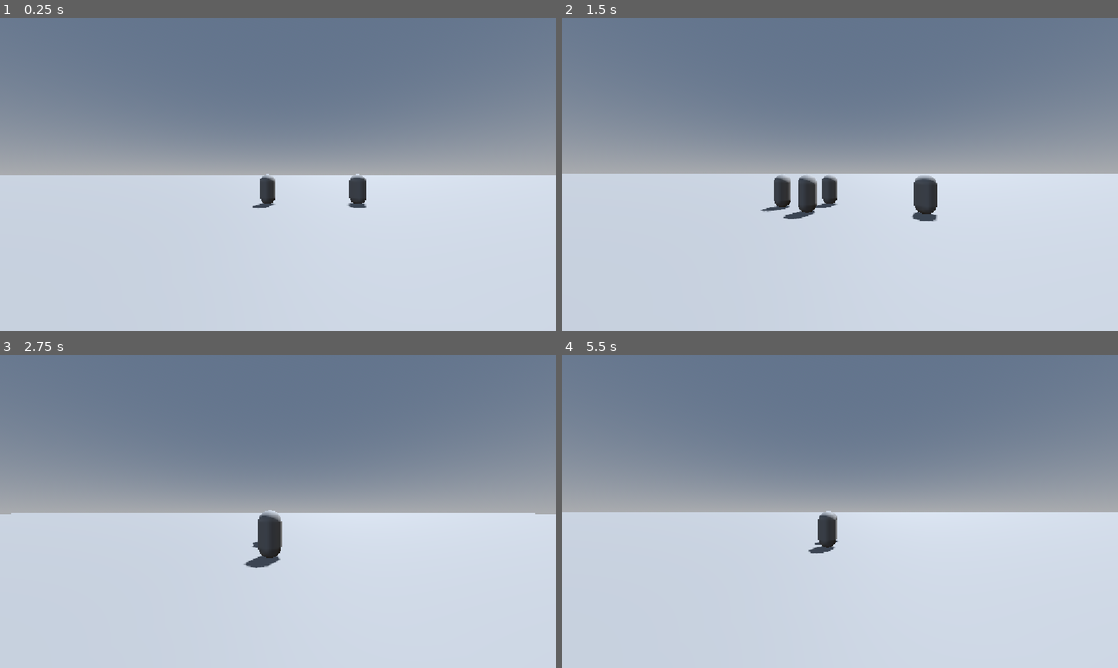
Above: before the commit, frames 1-4 (two rows, left to right).
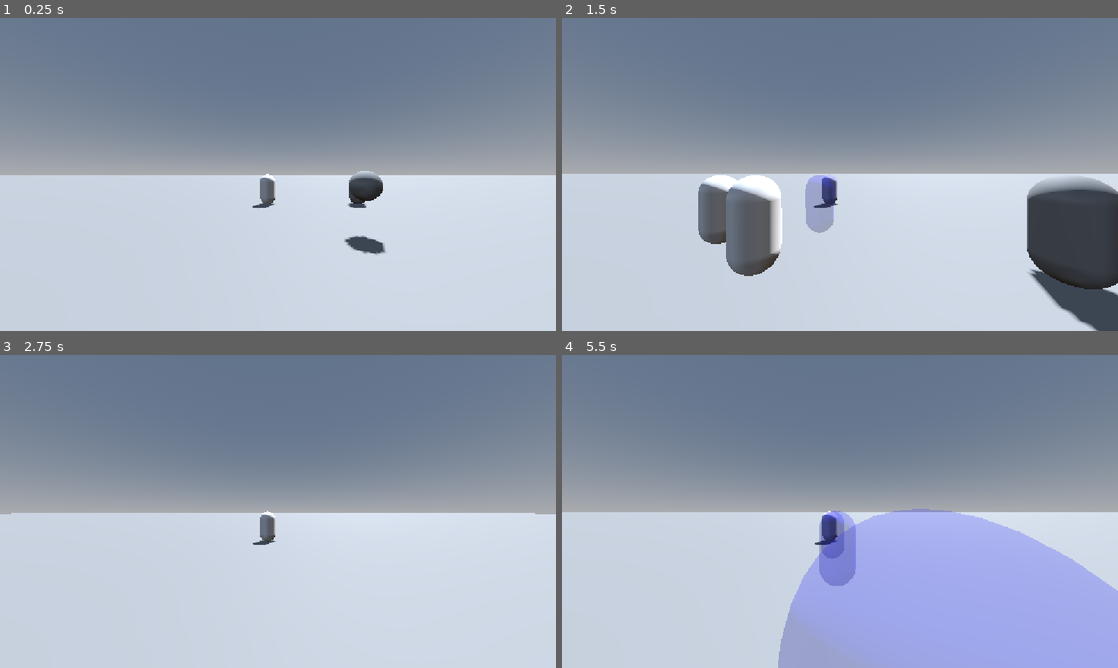
Above: after the commit, the same moments.

Repository: mrgarso/azure-latch
Game: Godot game, scene res://scenes/map.tscn
Same seed, same stepped clock (60 frames per second), same inputs: the game is played once before the commit and once after it.
Inputs (mouse positions are in pixels of both pictures, inside the frame that each line leads up to):
- Up to frame 1 (0.25 s): no input
- Up to frame 2 (1.5 s): move the mouse to (867, 174) at 0.52 s; tap 1 (1) at 0.6 s; tap A (a) at 0.8, 1.35 s; move the mouse to (812, 174) at 1.27 s
- Up to frame 3 (2.75 s): tap D (d) at 1.55, 2.1 s; move the mouse to (289, 505) at 2.02 s; tap S (s) at 2.3 s
- Up to frame 4 (5.5 s): move the mouse to (834, 517) at 2.77 s; tap S (s) at 2.85 s; tap W (w) at 3.05, 3.6 s; tap Enter at 3.5 s; move the mouse to (878, 514) at 3.52 s; tap 1 (1) at 3.8, 4.35 s; move the mouse to (795, 508) at 4.27 s; tap A (a) at 4.55, 5.1 s; move the mouse to (845, 511) at 5.02 s; tap D (d) at 5.3 s

The runs differ from the first frame. In frame 1, 0.8% of the frame differs, in the area x 46-70%, y 48-76%; in frame 2, 12%; in frame 3, 0.7%; in frame 4, 26%, in the area x 38-100%, y 49-100%.

Commit message:
update 1
esto no tiene ningun orden solo sigo mi corazon
-termine de crear los afterimage

Diff:
--- a/Isagi_moves/isagi_moves.gd
+++ b/Isagi_moves/isagi_moves.gd
@@ -4,8 +4,9 @@
 @export var player: Player
 
 func _unhandled_input(event: InputEvent) -> void:
-	if Input.is_action_just_pressed("1"):
-		trigger("MOVE_1")
+	if !player.using_move:
+		if Input.is_action_just_pressed("1"):
+			trigger("MOVE_1")
 
 func trigger(move:String, speed:float=1.0, godmode:bool=false, vulnerable:bool=false):
 	get_node(move).use(player, godmode, speed, vulnerable)
--- a/Isagi_moves/move_1.gd
+++ b/Isagi_moves/move_1.gd
@@ -1,18 +1,20 @@
 extends Node
 
 func use(target:Player=null, speed:=1.0, godmode:=false, vulnerable:=false):
+	target.using_move = true
 	if godmode:
 		target.iframes = true
 	if vulnerable:
 		target.iframes = false
 	velocity(target, Vector2(-5,-3), .35, 0.15)
-	afterimage(target, 1)
-	await wait(30, speed)
+	afterimage(target, 1, 0.1, )
+	await wait(20, speed)
 	velocity(target, Vector2(7,-3), .35, 0.15)
-	afterimage(target, 1)
+	afterimage(target, 1, 0.1, )
 	await wait(30, speed)
 	velocity(target, Vector2(0,-20), .75, 0.75)
-	afterimage(target, 5)
+	afterimage(target, 6, 0.04, 1.0, Color(0,0,1,0.25))
+	target.using_move = false
 
 func velocity(target:Player=null, direction:=Vector2(0,0), duration := 1.0, decay := 0.99):
 	@warning_ignore("shadowed_variable")
@@ -26,15 +28,28 @@
 	for i in frames:
 		await get_tree().create_timer(Engine.time_scale/Engine.physics_ticks_per_second * speed).timeout
 
-func afterimage(target :Player= null, quantity := 5, in_between := 0.1, duration := 1.0, trans := 0.5):
+func afterimage(target :Player= null, quantity := 5, in_between := 0.1, duration := 1.0, custom_color := Color(1,1,1,1)):
 	var source :MeshInstance3D= target.get_node("MeshInstance3D")
 	for i in quantity:
 		var clone := source.duplicate() as MeshInstance3D
 		get_parent().add_child(clone)
-		#var mat := (source.get_surface_override_material(0) if source.get_surface_override_material(0) else source.mesh.surface_get_material(0)).duplicate() as StandardMaterial3D
-		clone.transparency = trans
-		clone.global_position = target.global_position
-		clone.name = "afterimage" + str(i)
+		var mat :StandardMaterial3D= clone.get_active_material(0)
+		if mat == null:
+			mat = StandardMaterial3D.new()
+			mat.albedo_color = Color.WHITE
+		elif mat is BaseMaterial3D:
+			mat = mat.duplicate()
+		else:
+			mat = null
+		if mat is BaseMaterial3D:
+			mat.transparency = BaseMaterial3D.TRANSPARENCY_ALPHA_HASH
+			clone.set_surface_override_material(0, mat)
+		mat.transparency = BaseMaterial3D.TRANSPARENCY_ALPHA
+		mat.albedo_color = custom_color
+		clone.global_transform = target.global_transform
+		clone.name = "afterimage %d" % i
 		clone.top_level = true
+		var tween := clone.create_tween()
+		tween.tween_property(clone, "transparency", 1.0, duration)
+		tween.tween_callback(clone.queue_free)
 		await get_tree().create_timer(in_between).timeout
-		get_tree().create_timer(duration).timeout.connect(clone.queue_free)
--- a/project.godot
+++ b/project.godot
@@ -128,6 +128,12 @@
 ]
 }
 
+[layer_names]
+
+3d_physics/layer_1="map"
+3d_physics/layer_2="players"
+3d_physics/layer_3="ball"
+
 [physics]
 
 3d/physics_engine="Jolt Physics"
--- /dev/null
+++ b/scenes/ball.tscn
@@ -0,0 +1,17 @@
+[gd_scene format=3 uid="uid://digb62ssmrr0e"]
+
+[ext_resource type="Script" uid="uid://cg0peowv1xwu4" path="res://scripts/ball.gd" id="1_7s4qf"]
+
+[sub_resource type="SphereMesh" id="SphereMesh_g4v7s"]
+
+[sub_resource type="SphereShape3D" id="SphereShape3D_yf5fn"]
+
+[node name="ball" type="RigidBody3D" unique_id=1393979680]
+collision_layer = 4
+script = ExtResource("1_7s4qf")
+
+[node name="MeshInstance3D" type="MeshInstance3D" parent="." unique_id=1648895654]
+mesh = SubResource("SphereMesh_g4v7s")
+
+[node name="CollisionShape3D" type="CollisionShape3D" parent="." unique_id=132516452]
+shape = SubResource("SphereShape3D_yf5fn")
--- a/scenes/map.tscn
+++ b/scenes/map.tscn
@@ -1,6 +1,7 @@
 [gd_scene format=3 uid="uid://c0qcyshtnuf6v"]
 
 [ext_resource type="PackedScene" uid="uid://cqi7fxayfxs8i" path="res://scenes/player.tscn" id="1_4xfga"]
+[ext_resource type="PackedScene" uid="uid://digb62ssmrr0e" path="res://scenes/ball.tscn" id="2_paxxb"]
 
 [sub_resource type="ProceduralSkyMaterial" id="ProceduralSkyMaterial_4xfga"]
 sky_horizon_color = Color(0.66224277, 0.6717428, 0.6867428, 1)
@@ -46,3 +47,6 @@
 [node name="MeshInstance3D" type="MeshInstance3D" parent="." unique_id=1356407303]
 transform = Transform3D(1, 0, 0, 0, 1, 0, 0, 0, 1, 6, 1, 0)
 mesh = SubResource("CapsuleMesh_g4v7s")
+
+[node name="ball" parent="." unique_id=1393979680 instance=ExtResource("2_paxxb")]
+transform = Transform3D(1, 0, 0, 0, 1, 0, 0, 0, 1, 3.5898635, 1.8970218, 5.237695)
--- a/scenes/player.tscn
+++ b/scenes/player.tscn
@@ -4,12 +4,23 @@
 [ext_resource type="Script" uid="uid://b4unfxy572sqc" path="res://scenes/camera_3d.gd" id="2_g2els"]
 [ext_resource type="Script" uid="uid://b5rqxnoug1b4t" path="res://Isagi_moves/isagi_moves.gd" id="3_qhqgy"]
 [ext_resource type="Script" uid="uid://bo4redc340gr2" path="res://Isagi_moves/move_1.gd" id="4_dqkch"]
+[ext_resource type="Script" uid="uid://bx2u43mcri4vt" path="res://scripts/volley_area.gd" id="5_qlg0r"]
+
+[sub_resource type="StandardMaterial3D" id="StandardMaterial3D_m5xwp"]
 
 [sub_resource type="CapsuleMesh" id="CapsuleMesh_g4v7s"]
+material = SubResource("StandardMaterial3D_m5xwp")
 
 [sub_resource type="CapsuleShape3D" id="CapsuleShape3D_yf5fn"]
 
+[sub_resource type="SphereShape3D" id="SphereShape3D_g4v7s"]
+radius = 1.401334
+
+[sub_resource type="SphereShape3D" id="SphereShape3D_tuyoq"]
+radius = 2.5496523
+
 [node name="player" type="CharacterBody3D" unique_id=1029011470]
+collision_layer = 2
 script = ExtResource("1_3vyb7")
 
 [node name="MeshInstance3D" type="MeshInstance3D" parent="." unique_id=510798569]
@@ -30,6 +41,21 @@
 shoulder = NodePath("../..")
 player = NodePath("../../..")
 
+[node name="volley_area" type="Area3D" parent="." unique_id=145828669]
+collision_layer = 0
+collision_mask = 4
+script = ExtResource("5_qlg0r")
+
+[node name="CollisionShape3D" type="CollisionShape3D" parent="volley_area" unique_id=2075386139]
+shape = SubResource("SphereShape3D_g4v7s")
+
+[node name="grab_ball_area" type="Area3D" parent="." unique_id=275785431]
+collision_layer = 0
+collision_mask = 4
+
+[node name="CollisionShape3D" type="CollisionShape3D" parent="grab_ball_area" unique_id=1180036576]
+shape = SubResource("SphereShape3D_tuyoq")
+
 [node name="Isagi_moves" type="Node" parent="." unique_id=572313367 node_paths=PackedStringArray("player")]
 script = ExtResource("3_qhqgy")
 player = NodePath("..")
@@ -44,3 +70,5 @@
 [node name="MOVE_4" type="Node" parent="Isagi_moves" unique_id=578883164]
 
 [node name="MOVE_5" type="Node" parent="Isagi_moves" unique_id=117785351]
+
+[connection signal="body_entered" from="volley_area" to="volley_area" method="_on_body_entered"]
--- /dev/null
+++ b/scripts/ball.gd
@@ -0,0 +1,2 @@
+extends RigidBody3D
+class_name Ball
--- a/scripts/player.gd
+++ b/scripts/player.gd
@@ -4,6 +4,7 @@
 @export var speed := 20.0
 @export var accel := 10.0
 @export var frict := 10.0
+var using_move := false
 var iframes := false
 var current_speed := 0.0
 var direction := Vector2.ZERO
@@ -24,4 +25,5 @@
 		velocity = lerp(velocity,Vector3(0,velocity.y,0),delta * frict)
 
 	move_and_slide()
-	direction = Input.get_vector("a","d","w","s")
+	if !using_move:
+		direction = Input.get_vector("a","d","w","s")
--- /dev/null
+++ b/scripts/volley_area.gd
@@ -0,0 +1,7 @@
+extends Area3D
+
+var ball : Ball = null
+
+func _on_body_entered(body: Node3D) -> void:
+	if body is Ball:
+		print("ballin ", body)
Not shown, added: scripts/ball.gd.uid
Not shown, added: scripts/volley_area.gd.uid
